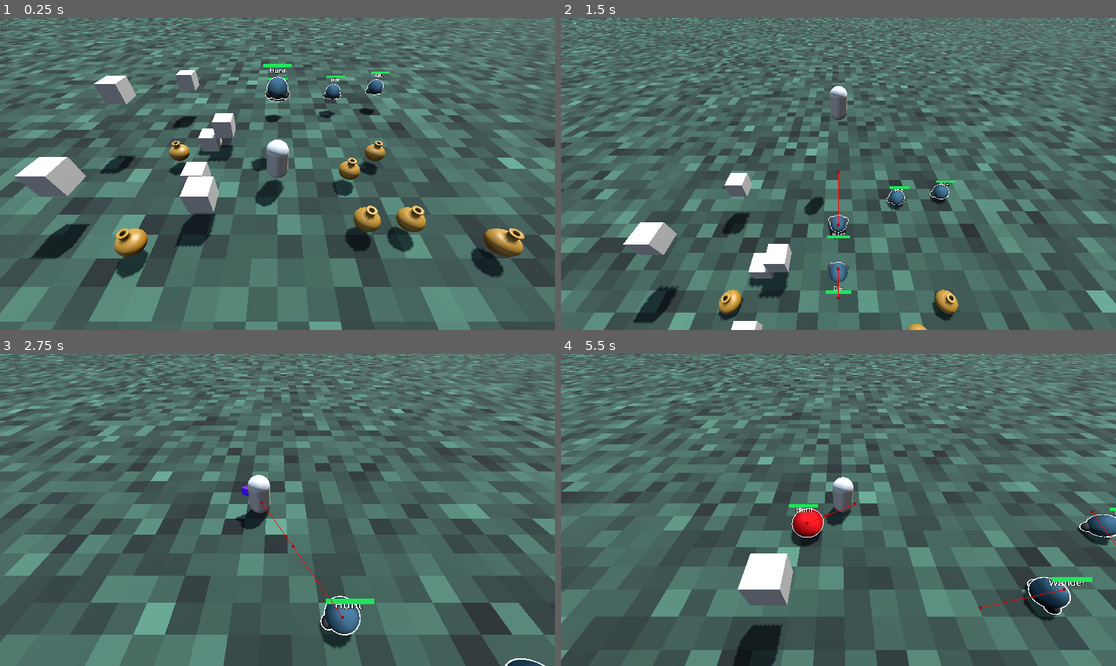
Above: before the commit, frames 1-4 (two rows, left to right).
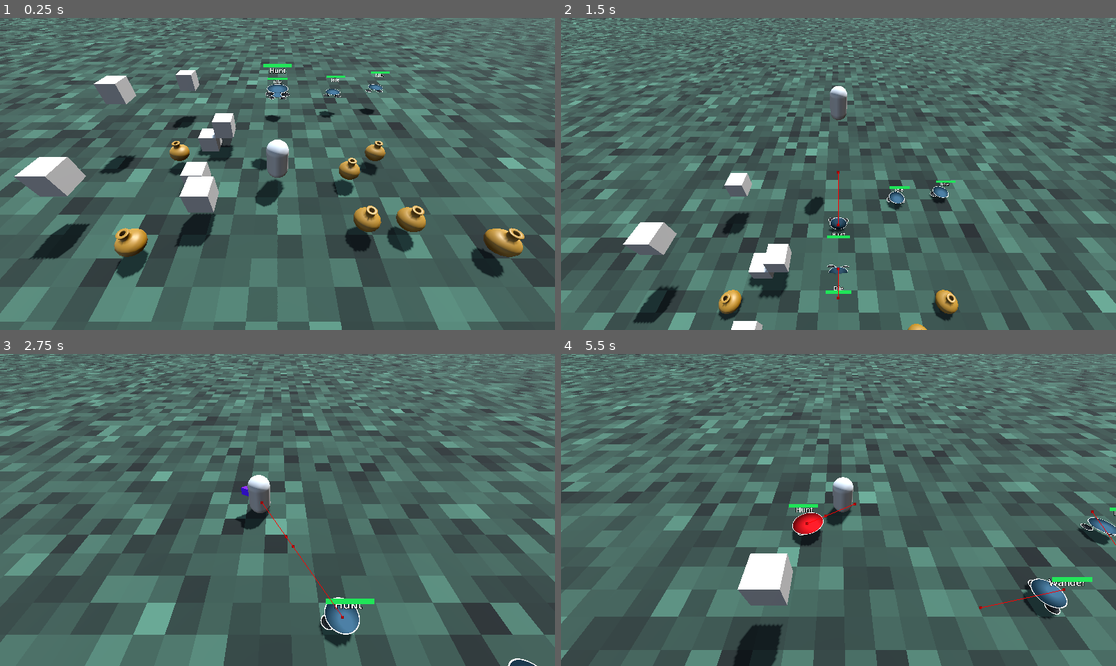
Above: after the commit, the same moments.

Repository: LipskiDev/GodotWildJam86
Game: Godot game, scene res://level/test_level_hans.tscn
Two runs of this game, one before a commit and one after it. Both use one fixed random seed, a clock stepped at 60 frames per second and the inputs below. This scene is started directly instead of the project's main scene.
Inputs:
- Up to frame 1 (0.25 s): no input
- Up to frame 2 (1.5 s): tap Enter (attack) at 0.5 s; hold Enter (attack) 0.53-1.28 s; hold W (forward) from 0.53 s (still down); tap Space (jump) at 0.77 s; tap Shift (dash) at 1.35 s
- Up to frame 3 (2.75 s): tap Space (jump) at 1.52 s; release W (forward) at 2.03 s; hold A (left) from 2.03 s (still down); hold Enter (attack) from 2.03 s (still down)
- Up to frame 4 (5.5 s): release Enter (attack) at 2.78 s; tap Shift (dash) at 2.85, 4.35 s; tap Space (jump) at 3.02, 3.77, 4.52 s; release A (left) at 3.53 s; hold S (back) 3.53-4.28 s; hold Enter (attack) 3.53-4.28 s; hold D (right) 4.28-5.03 s; hold W (forward) from 5.03 s (still down); hold Enter (attack) from 5.03 s (still down)

The runs differ from the first frame. In frame 1, 0.5% of the frame differs, in the area x 45-70%, y 18-50%; in frame 2, 0.5%; in frame 3, 0.4%; in frame 4, 1.2%, in the area x 41-100%, y 49-86%.
Error in both runs: Invalid call. Nonexistent function 'enter' in base 'Nil'. (res://entities/enemies/states/state_machine.gd:42)

Commit message:
deleted squash anim

Diff:
--- a/project/entities/enemies/Jens.tscn
+++ b/project/entities/enemies/Jens.tscn
@@ -7,7 +7,6 @@
 [ext_resource type="Script" uid="uid://c07a4o2w21s8g" path="res://entities/enemies/states/wander.gd" id="3_md1d0"]
 [ext_resource type="Script" uid="uid://bvia45vj7dbi0" path="res://entities/enemies/states/hunt.gd" id="5_b3j2p"]
 [ext_resource type="Script" uid="uid://cpg4wec8mcqnv" path="res://entities/enemies/states/die.gd" id="6_news4"]
-[ext_resource type="Script" uid="uid://c830onissoal8" path="res://entities/enemies/sqash.gd" id="8_tjn76"]
 
 [sub_resource type="SphereShape3D" id="SphereShape3D_g2phv"]
 resource_local_to_scene = true
@@ -50,6 +49,7 @@
 [sub_resource type="SphereMesh" id="SphereMesh_news4"]
 resource_local_to_scene = true
 material = SubResource("StandardMaterial3D_b3j2p")
+height = 0.99999994
 
 [sub_resource type="Gradient" id="Gradient_wqgnt"]
 colors = PackedColorArray(0, 0, 0, 1, 0.30692267, 0.3069227, 0.3069227, 1)
@@ -969,52 +969,6 @@
 "times": PackedFloat32Array(0, 0.23333333, 0.76666665, 1)
 }
 
-[sub_resource type="Animation" id="Animation_tjn76"]
-resource_name = "squash"
-step = 0.0333333
-tracks/0/type = "scale_3d"
-tracks/0/imported = false
-tracks/0/enabled = true
-tracks/0/path = NodePath("Body")
-tracks/0/interp = 2
-tracks/0/loop_wrap = true
-tracks/0/keys = PackedFloat32Array(0, 1, 1, 1, 1, 0.2, 1, 1, 0.1, 1)
-tracks/1/type = "scale_3d"
-tracks/1/imported = false
-tracks/1/enabled = true
-tracks/1/path = NodePath("Leg")
-tracks/1/interp = 1
-tracks/1/loop_wrap = true
-tracks/1/keys = PackedFloat32Array(0, 1, 1, 1, 1, 0.2, 1, 1, 0.1, 1)
-tracks/2/type = "scale_3d"
-tracks/2/imported = false
-tracks/2/enabled = true
-tracks/2/path = NodePath("Leg2")
-tracks/2/interp = 1
-tracks/2/loop_wrap = true
-tracks/2/keys = PackedFloat32Array(0, 1, 1, 1, 1, 0.2, 1, 1, 0.1, 1)
-tracks/3/type = "position_3d"
-tracks/3/imported = false
-tracks/3/enabled = true
-tracks/3/path = NodePath("Body")
-tracks/3/interp = 1
-tracks/3/loop_wrap = true
-tracks/3/keys = PackedFloat32Array(0, 1, 0.006452582, -0.026153194, -0.009666411, 0.2, 1, 0.006, -0.3, -0.01)
-tracks/4/type = "position_3d"
-tracks/4/imported = false
-tracks/4/enabled = true
-tracks/4/path = NodePath("Leg")
-tracks/4/interp = 1
-tracks/4/loop_wrap = true
-tracks/4/keys = PackedFloat32Array(0, 1, 0.40000004, -0.3, 0.037536435, 0.2, 1, 0.616721, -0.3, 0.037536435)
-tracks/5/type = "position_3d"
-tracks/5/imported = false
-tracks/5/enabled = true
-tracks/5/path = NodePath("Leg2")
-tracks/5/interp = 1
-tracks/5/loop_wrap = true
-tracks/5/keys = PackedFloat32Array(0, 1, -0.40000004, -0.3, -0.029900473, 0.2, 1, -0.54989195, -0.3, -0.029900473)
-
 [sub_resource type="AnimationLibrary" id="AnimationLibrary_yu5sq"]
 _data = {
 &"RESET": SubResource("Animation_fay7w"),
@@ -1022,8 +976,7 @@
 &"die": SubResource("Animation_wqgnt"),
 &"hit": SubResource("Animation_871r8"),
 &"idle": SubResource("Animation_l1ebl"),
-&"run": SubResource("Animation_l4iyj"),
-&"squash": SubResource("Animation_tjn76")
+&"run": SubResource("Animation_l4iyj")
 }
 
 [sub_resource type="AnimationNodeAnimation" id="AnimationNodeAnimation_b3j2p"]
@@ -1105,7 +1058,7 @@
 [sub_resource type="AnimationNodeTimeScale" id="AnimationNodeTimeScale_a2waq"]
 
 [sub_resource type="AnimationNodeBlendTree" id="AnimationNodeBlendTree_rdm4j"]
-graph_offset = Vector2(-886, 58)
+graph_offset = Vector2(-221.93295, -51.23443)
 nodes/StateMachine/node = SubResource("AnimationNodeStateMachine_tjn76")
 nodes/StateMachine/position = Vector2(-460, 20)
 nodes/TimeScale/node = SubResource("AnimationNodeTimeScale_a2waq")
@@ -1128,16 +1081,16 @@
 shape = SubResource("SphereShape3D_g2phv")
 
 [node name="Body" type="MeshInstance3D" parent="."]
-transform = Transform3D(1, 0, 0, 0, 1, 0, 0, 0, 1, 0.006452582, -0.026153194, -0.009666411)
+transform = Transform3D(1, 0, 0, 0, 0.100000024, 0, 0, 0, 1, 0.006452582, -0.026153194, -0.009666411)
 mesh = SubResource("SphereMesh_news4")
 
 [node name="Leg" type="MeshInstance3D" parent="."]
-transform = Transform3D(1, 0, 0, 0, 1, 0, 0, 0, 1, 0.40000004, -0.3, 0.037536435)
+transform = Transform3D(1, 0, 0, 0, 0.100000024, 0, 0, 0, 1, 0.40000004, -0.3, 0.037536435)
 gi_mode = 2
 mesh = SubResource("SphereMesh_rdm4j")
 
 [node name="Leg2" type="MeshInstance3D" parent="."]
-transform = Transform3D(1, 0, 0, 0, 1, 0, 0, 0, 1, -0.40000004, -0.3, -0.029900473)
+transform = Transform3D(1, 0, 0, 0, 0.100000024, 0, 0, 0, 1, -0.40000004, -0.3, -0.029900473)
 gi_mode = 2
 mesh = SubResource("SphereMesh_rdm4j")
 
@@ -1222,7 +1175,6 @@
 metadata/_custom_type_script = "uid://cpg4wec8mcqnv"
 
 [node name="Sqash" type="Node" parent="StateMachine"]
-script = ExtResource("8_tjn76")
 
 [connection signal="body_entered" from="DetectionArea" to="." method="_on_detection_area_body_entered"]
 [connection signal="body_entered" from="AttackArea" to="." method="_on_attack_area_body_entered"]
Not shown: 1 places in project/entities/enemies/Jens.tscn that only renumber resources
